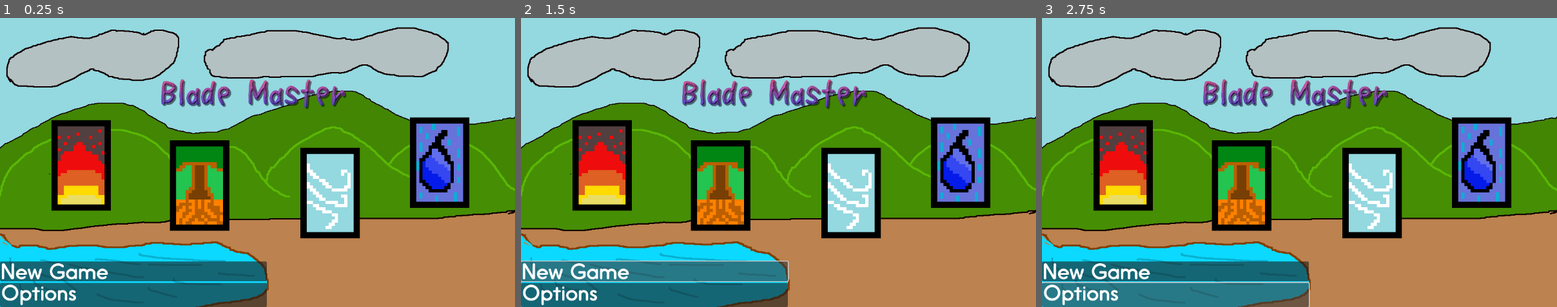
Above: before the commit, frames 1-3 (left to right).
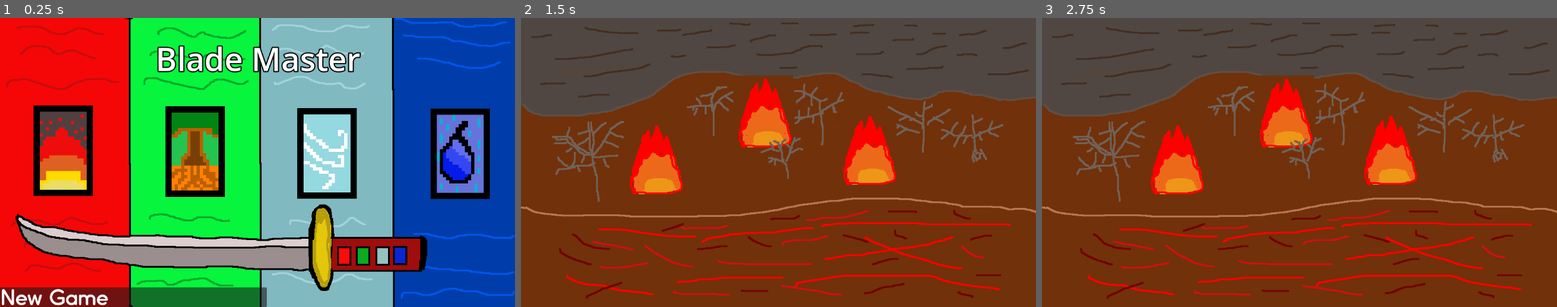
Above: after the commit, the same moments.

Repository: TeooL/Blade-Master
Game: Godot game, scene res://menu.tscn
Two runs of this game, one before a commit and one after it. Both use one fixed random seed, a clock stepped at 60 frames per second and the inputs below.
Inputs (mouse positions are in pixels of both pictures, inside the frame that each line leads up to; where the layout moved, square brackets give the same spot in the first picture):
- Up to frame 1 (0.25 s): no input
- Up to frame 2 (1.5 s): click (654, 298) [654, 272] at 0.5 s; click (654, 272) at 1.27 s
- Up to frame 3 (2.75 s): click (1175, 295) at 2.02 s

The runs differ from the first frame. In frame 1, 97% of the frame differs, in the area x 0-100%, y 0-100%; in frame 2, 99%; in frame 3, 99%.

Commit message:
Add files via upload

Diff:
--- /dev/null
+++ b/GodotProject/menu.gd
@@ -0,0 +1,16 @@
+extends Control
+
+
+# Called when the node enters the scene tree for the first time.
+func _ready():
+	pass # Replace with function body.
+
+
+# Called every frame. 'delta' is the elapsed time since the previous frame.
+func _process(delta):
+	pass
+
+
+func _on_start_pressed():
+	get_tree().change_scene_to_file("res://Intro.tscn")
+	pass # Replace with function body.
--- a/GodotProject/menu.tscn
+++ b/GodotProject/menu.tscn
@@ -1,14 +1,23 @@
-[gd_scene load_steps=10 format=3 uid="uid://cmyrse6itteq2"]
+[gd_scene load_steps=11 format=3 uid="uid://cmyrse6itteq2"]
 
 [ext_resource type="Texture2D" uid="uid://davuwj8lvmjkh" path="res://Sprites/Main Menu/label_new_game.png" id="1_48s1l"]
-[ext_resource type="Texture2D" uid="uid://bletxx6nyxlxe" path="res://Sprites/Main Menu/Main-Background.png.png" id="1_tjqwp"]
-[ext_resource type="Script" path="res://Start.gd" id="3_5yk7e"]
-[ext_resource type="Texture2D" uid="uid://dolnq6xwfek5u" path="res://Sprites/Main Menu/label_options.png" id="3_eqwl0"]
-[ext_resource type="Texture2D" uid="uid://b20r6y316jgm4" path="res://Sprites/Main Menu/Blade Master Logo.png.png" id="5_h50bf"]
+[ext_resource type="Script" path="res://menu.gd" id="1_ritf5"]
+[ext_resource type="Texture2D" uid="uid://cenkb2mbrflyu" path="res://MainMenuBackground.png.png" id="2_hhwpk"]
 [ext_resource type="Texture2D" uid="uid://do6e1xhvds2n0" path="res://Sprites/Cards/FlameCard.png.png" id="6_dixnr"]
 [ext_resource type="Texture2D" uid="uid://qa74myg0wj6o" path="res://Sprites/Cards/EarthCard.png.png" id="7_kadod"]
+[ext_resource type="Texture2D" uid="uid://dja405uv6bux0" path="res://ElementalKatana.PNG.png" id="8_orbjb"]
 [ext_resource type="Texture2D" uid="uid://4aluep0224vf" path="res://Sprites/Cards/Windcard.png.png" id="8_w6flx"]
 [ext_resource type="Texture2D" uid="uid://b3sww4rdry4us" path="res://Sprites/Cards/WaterCard.png.png" id="9_xm5ss"]
+
+[sub_resource type="SystemFont" id="SystemFont_og0qb"]
+font_names = PackedStringArray("Candara")
+font_italic = true
+
+[sub_resource type="LabelSettings" id="LabelSettings_a2wpa"]
+font = SubResource("SystemFont_og0qb")
+font_size = 72
+outline_size = 10
+outline_color = Color(0, 0, 0, 1)
 
 [node name="Menu" type="Control"]
 layout_mode = 3
@@ -21,6 +30,7 @@
 offset_bottom = -1.0
 grow_horizontal = 2
 grow_vertical = 2
+script = ExtResource("1_ritf5")
 
 [node name="TextureRect" type="TextureRect" parent="."]
 layout_mode = 1
@@ -33,7 +43,7 @@
 offset_bottom = 6.0
 grow_horizontal = 2
 grow_vertical = 2
-texture = ExtResource("1_tjqwp")
+texture = ExtResource("2_hhwpk")
 
 [node name="VBoxContainer" type="VBoxContainer" parent="."]
 layout_mode = 1
@@ -43,7 +53,7 @@
 anchor_right = 0.5
 anchor_bottom = 0.5
 offset_left = -578.0
-offset_top = 223.0
+offset_top = 281.0
 offset_right = 19.0
 offset_bottom = 325.0
 grow_horizontal = 2
@@ -53,55 +63,63 @@
 layout_mode = 2
 size_flags_vertical = 0
 icon = ExtResource("1_48s1l")
-script = ExtResource("3_5yk7e")
 
-[node name="Start3" type="Button" parent="VBoxContainer"]
-layout_mode = 2
-icon = ExtResource("3_eqwl0")
+[node name="TextureRect6" type="TextureRect" parent="."]
+layout_mode = 0
+offset_left = 26.0
+offset_top = 408.0
+offset_right = 1186.0
+offset_bottom = 429.0
+texture = ExtResource("8_orbjb")
+expand_mode = 1
+stretch_mode = 2
 
 [node name="CenterContainer" type="CenterContainer" parent="."]
 layout_mode = 0
-offset_left = 318.0
-offset_top = 88.0
+offset_left = 341.0
+offset_top = 28.0
 offset_right = 811.0
-offset_bottom = 252.0
+offset_bottom = 157.0
 
-[node name="TextureRect" type="TextureRect" parent="CenterContainer"]
+[node name="Label" type="Label" parent="CenterContainer"]
 layout_mode = 2
-texture = ExtResource("5_h50bf")
+text = "Blade Master"
+label_settings = SubResource("LabelSettings_a2wpa")
 
 [node name="TextureRect2" type="TextureRect" parent="."]
 layout_mode = 0
-offset_left = 64.0
-offset_top = 216.0
-offset_right = 303.0
-offset_bottom = 482.0
+offset_left = 24.0
+offset_top = 183.0
+offset_right = 248.0
+offset_bottom = 440.0
 texture = ExtResource("6_dixnr")
 stretch_mode = 2
 
 [node name="TextureRect3" type="TextureRect" parent="."]
 layout_mode = 0
-offset_left = 329.0
-offset_top = 261.0
-offset_right = 553.0
-offset_bottom = 488.0
+offset_left = 319.0
+offset_top = 185.0
+offset_right = 543.0
+offset_bottom = 429.0
 texture = ExtResource("7_kadod")
 stretch_mode = 2
 
 [node name="TextureRect4" type="TextureRect" parent="."]
 layout_mode = 0
-offset_left = 621.0
-offset_top = 278.0
+offset_left = 614.0
+offset_top = 189.0
 offset_right = 845.0
-offset_bottom = 525.0
+offset_bottom = 437.0
 texture = ExtResource("8_w6flx")
 stretch_mode = 2
 
 [node name="TextureRect5" type="TextureRect" parent="."]
 layout_mode = 0
-offset_left = 866.0
-offset_top = 210.0
-offset_right = 1090.0
+offset_left = 912.0
+offset_top = 190.0
+offset_right = 1142.0
 offset_bottom = 481.0
 texture = ExtResource("9_xm5ss")
 stretch_mode = 2
+
+[connection signal="pressed" from="VBoxContainer/Start" to="." method="_on_start_pressed"]
Binary file added: GodotProject/ElementalKatana.PNG.png
Not shown, added: GodotProject/ElementalKatana.PNG.png.import
Binary file added: GodotProject/MainMenuBackground.png.png
Not shown, added: GodotProject/MainMenuBackground.png.png.import
